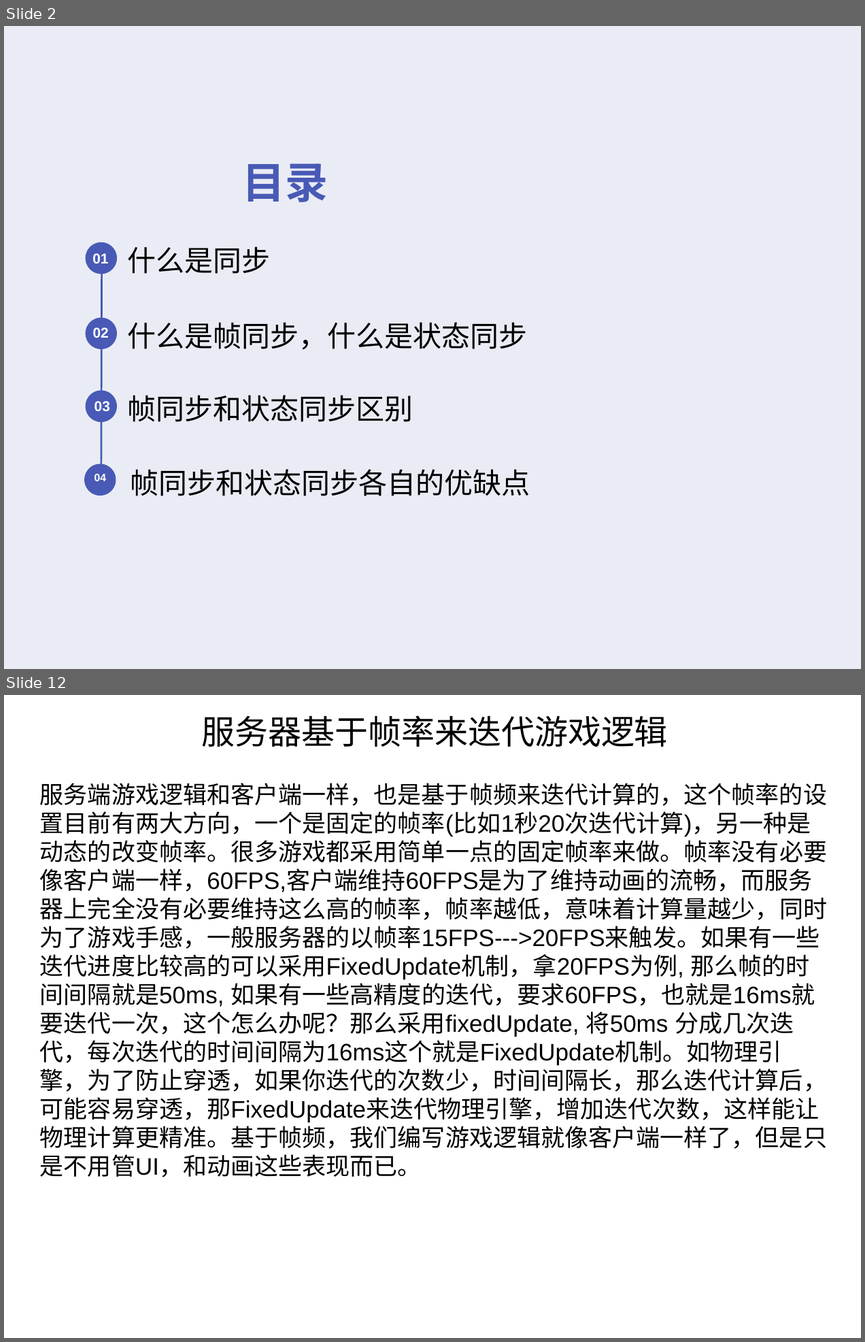
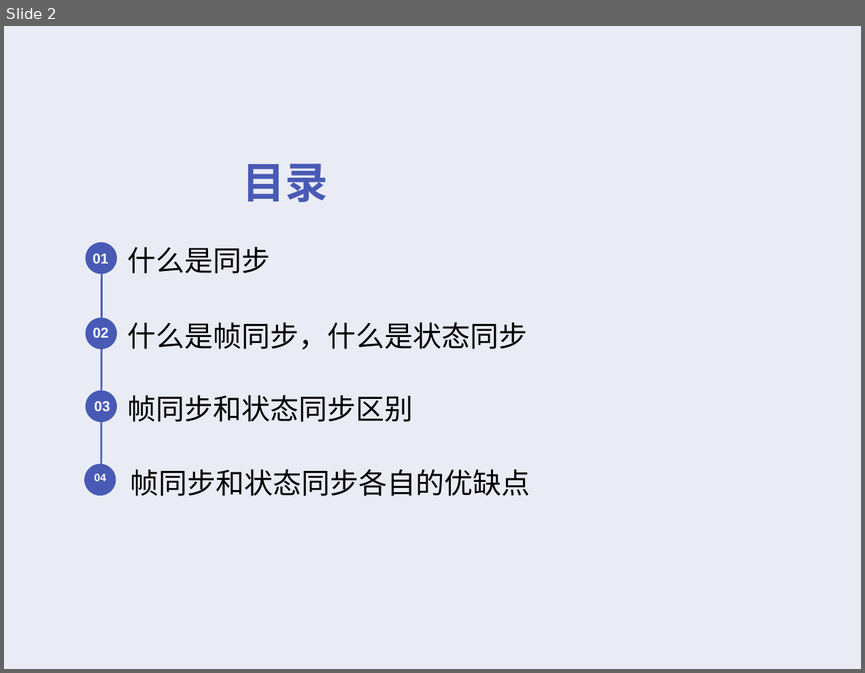
Before and after one commit to cyk88888888/LockStep-StateSynchronization, a slide deck: 浅析帧同步和状态同步.ppt. Shown one above the other, each under a label of ours: slides 2 and 12 before the commit, slide 2 after it; the slides between them are not shown. The pictures are 865x1342 and 865x673 pixels, drawn with LibreOffice and Linux fonts; fonts in the diff are those of the drawing; background and template pictures are left out. Boxes give left, top, right and bottom in pixels: in the first picture for what was removed or moved away, otherwise in the second. Text is boxed around its words. In the diff, an @@ line names an element or a change of style, - is before the commit and + after.

```diff
--- a/浅析帧同步和状态同步.ppt
+++ b/浅析帧同步和状态同步.ppt
@@ slide 12 removed at (x1=4, y1=695, x2=861, y2=1338), background #FFFFFF @@
@@ text removed at (x1=40, y1=715, x2=827, y2=1177) @@
-服务器基于帧率来迭代游戏逻辑
-服务端游戏逻辑和客户端一样，也是基于帧频来迭代计算的，这个帧率的设置目前有两大方向，一个是固定的帧率(比如1秒20次迭代计算)，另一种是动态的改变帧率。很多游戏都采用简单一点的固定帧率来做。帧率没有必要像客户端一样，60FPS,客户端维持60FPS是为了维持动画的流畅，而服务器上完全没有必要维持这么高的帧率，帧率越低，意味着计算量越少，同时为了游戏手感，一般服务器的以帧率15FPS--->20FPS来触发。如果有一些迭代进度比较高的可以采用FixedUpdate机制，拿20FPS为例, 那么帧的时间间隔就是50ms, 如果有一些高精度的迭代，要求60FPS，也就是16ms就要迭代一次，这个怎么办呢？那么采用fixedUpdate, 将50ms 分成几次迭代，每次迭代的时间间隔为16ms这个就是FixedUpdate机制。如物理引擎，为了防止穿透，如果你迭代的次数少，时间间隔长，那么迭代计算后，可能容易穿透，那FixedUpdate来迭代物理引擎，增加迭代次数，这样能让物理计算更精准。基于帧频，我们编写游戏逻辑就像客户端一样了，但是只是不用管UI，和动画这些表现而已。
```
Also in this commit, not shown: 4 slides changed, 11 slides added, 7 other slides removed, 8 other files.
